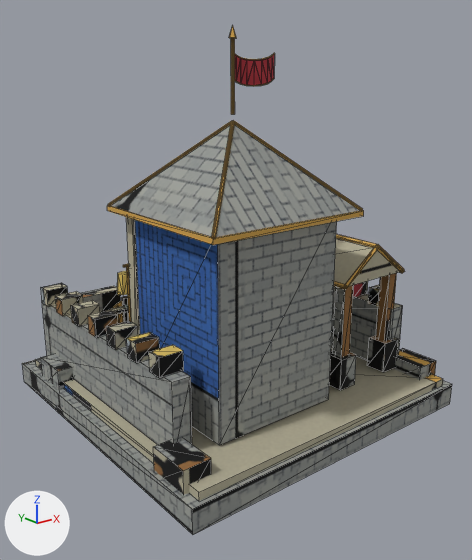
What one commit did to the FBX model client/Assets/Resources/Models/City3D/Barracks_2.fbx.
Camera for both pictures: a 50 mm camera at (-1.206, -1.54, 1.0) aimed at (-0.014, -0.051, 0.404). The axes (+X, +Y, +Z) are drawn at lower left. The lights are the same throughout. The first picture is the older version. Mesh edges are drawn as thin lines on the coarser meshes. Where no turn or scale is listed for an object, it has been applied to the vertices. Vertices at exactly the same position are counted once.

In view in the first picture: 'Barracks_2'.
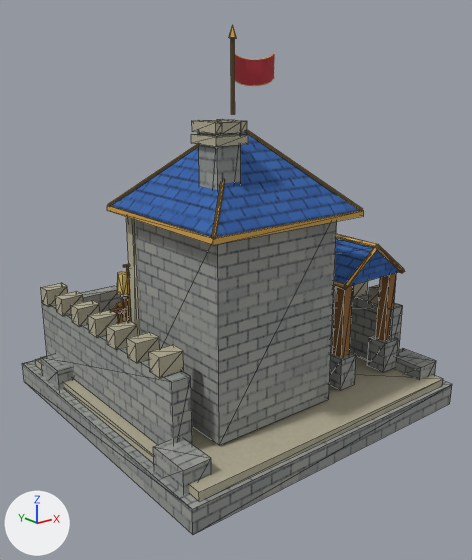
Boxes [x1, y1, x2, y2] around the edits, measured in the pictures (472 x 560 px; the box of a moved part takes in the faces that stretch with it):
part 1 of me_barracks_2_mesh, added: after [198, 132, 241, 190]
part 2 of me_barracks_2_mesh, added: after [191, 134, 248, 147]
part 3 of me_barracks_2_mesh, added: after [192, 120, 222, 134]
part 4 of me_barracks_2_mesh, added: after [217, 119, 247, 133]
part 5 of me_barracks_2_mesh, moved or reshaped: before [254, 57, 268, 60]; after [199, 119, 241, 134]
part 6 of me_barracks_2_mesh, surface changed: before [22, 125, 452, 535]; after [22, 132, 452, 535]
'FlagCloth_00', unchanged, uncovered by the edit: after [235, 53, 275, 86]

Patch to the scene script:
```diff
--- a/client/Assets/Resources/Models/City3D/Barracks_2.fbx.py
+++ b/client/Assets/Resources/Models/City3D/Barracks_2.fbx.py
@@ me_barracks_2_mesh @@
 # used by ob_barracks_2; location = (0.0, 0.0, 0.0)
-me_barracks_2_mesh.from_pydata(...)  # 1151 vertices, 1804 faces; spans x -0.5..0.5, y -0.5..0.5, z 0.0..1.12
+me_barracks_2_mesh.from_pydata(...)  # 1042 vertices, 1628 faces; spans x -0.5..0.5, y -0.5..0.5, z 0.0..1.12
+# me_barracks_2_mesh part 1: a new loose piece, a box spanning x -0.275..-0.205, y -0.307..-0.232, z 0.393..0.883, in mat_barracks_2_matte (picture img_barracks_2_albedo_png)
+# me_barracks_2_mesh part 2: a new loose piece, a box spanning x -0.287..-0.192, y -0.32..-0.22, z 0.843..0.865, in mat_barracks_2_matte (picture img_barracks_2_albedo_png)
+# me_barracks_2_mesh part 3: a new loose piece, a box spanning x -0.287..-0.268, y -0.317..-0.223, z 0.871..0.896, in mat_barracks_2_matte (picture img_barracks_2_albedo_png)
+# me_barracks_2_mesh part 4: a new loose piece, a box spanning x -0.212..-0.193, y -0.317..-0.223, z 0.871..0.896, in mat_barracks_2_matte (picture img_barracks_2_albedo_png)
+# me_barracks_2_mesh part 5
+# 10 vertices are removed from x -0.05..-0.015, y -0.183..-0.168, z 1.036..1.044
+# 24 faces are deleted
+# 6 vertices move from x -0.051..-0.015, y -0.185..-0.172, z 1.037..1.043 to x -0.267..-0.212, y -0.241..-0.222, z 0.871..0.896
+# 9 vertices are added at x -0.267..-0.212, y -0.317..-0.222, z 0.871..0.896
+# 7 new vertices lie (0.055, 0.0, 0.0) away from vertices in x -0.267..-0.032, y -0.317..-0.178, z 0.871..1.039
+# 36 new faces join them
+# me_barracks_2_mesh part 6: 723 kept faces spanning x -0.5..0.5, y -0.5..0.5, z 0.0..0.883 get new texture (UV) coordinates
+# other edits to the shape of me_barracks_2_mesh do not show in these pictures
 me_barracks_2_mesh.materials.append(mat_barracks_2_matte)
```
